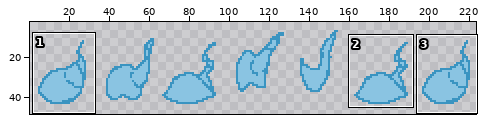
Two versions of one sprite sheet, Assets/Assets/SlimeCharacter/BazStuffCharacterBackLeft.png. The first picture is a wide view before the edit; the outline marks the close-up.
Close-up. As it was:
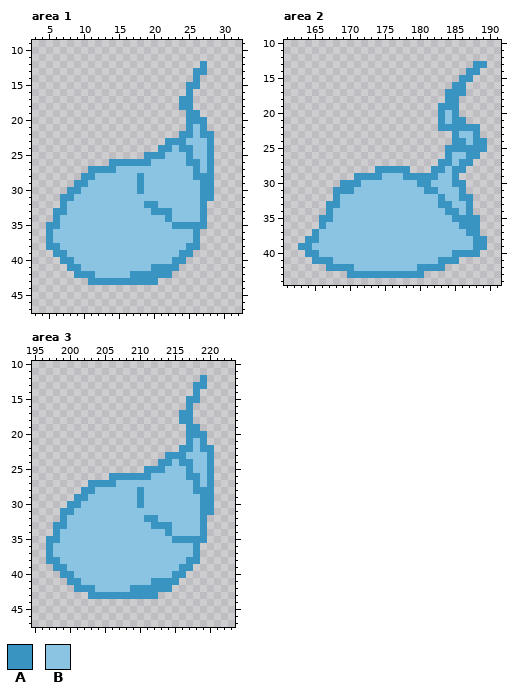
The file is 224x64 pixels. Shown: area 1: x 3..32, y 9..47; area 2: x 161..191, y 10..44; area 3: x 195..223, y 10..47. The wide view leaves out empty margins. The commit also changed other parts of the picture, which this record leaves out.
Palette (. is transparent): A #3a94c1  B #8ac4e2
Pixels before, area 1, first column x 5:
12 ......................A.
13 .....................AA.
14 .....................A..
15 ....................AA..
16 ....................A...
17 ...................AA...
18 ...................AA...
19 ....................AA..
20 ....................AAA.
21 ....................ABA.
22 ...................AABAA
23 .................AAABBBA
24 ................AABAABBA
25 ..............AAABBBABBA
26 .........AAAAAABBBBBAABA
27 ......AAAABBBBBBBBBBBABA
28 .....AABBBBBBABBBBBBBAAA
29 ....AABBBBBBBABBBBBBBBAA
30 ...AABBBBBBBBABBBBBBBBAA
31 ..AABBBBBBBBBBBBBBBBBBAA
32 ..ABBBBBBBBBBBAABBBBBBA.
33 .AABBBBBBBBBBBBAAABBBBA.
34 .ABBBBBBBBBBBBBBBABBBBA.
35 AABBBBBBBBBBBBBBBBAAAAA.
36 ABBBBBBBBBBBBBBBBBBBBA..
37 ABBBBBBBBBBBBBBBBBBBBA..
38 AABBBBBBBBBBBBBBBBBBAA..
39 .AABBBBBBBBBBBBBBBBAA...
40 ..AABBBBBBBBBBBBBBAA....
41 ...AABBBBBBBBBBAAAA.....
42 ....AAABBBBBAAAAAA......
43 ......AAAAAAAAAA........
Pixels before, area 2, first column x 163:
13 .........................AA
14 ........................AA.
15 .......................AA..
16 ......................AA...
17 .....................AAA...
18 .....................AA....
19 ....................AAA....
20 ....................ABA....
21 ....................ABAA...
22 ....................AAAAAA.
23 ......................ABBA.
24 ......................AABAA
25 .....................AAAAAA
26 .....................ABBAA.
27 ....................AABAA..
28 ...........AAAAA...AABAA...
29 ........AAAABBBAAAAABBA....
30 ......AAABBBBBBBBAABBBAA...
31 .....AAABBBBBBBBBBAABBBA...
32 .....ABBBBBBBBBBBBBBABBAA..
33 ....AABBBBBBBBBBBBBBAABBA..
34 ....ABBBBBBBBBBBBBBBBAABA..
35 ...AABBBBBBBBBBBBBBBBBAAAA.
36 ...ABBBBBBBBBBBBBBBBBBBAAA.
37 ..ABBBBBBBBBBBBBBBBBBBBBAA.
38 .AABBBBBBBBBBBBBBBBBBBBBBAA
39 AABBBBBBBBBBBBBBBBBBBBBBBAA
40 .AABBBBBBBBBBBBBBBBBBBAAAA.
41 ..AAABBBBBBBBBBBBBBBAAA....
42 ....AAAABBBBBBBBBAAAA......
43 .......AAAAAAAAAAA.........
Pixels before, area 3, first column x 197:
12 ......................A.
13 .....................AA.
14 .....................A..
15 ....................AA..
16 ....................A...
17 ...................AA...
18 ...................AA...
19 ....................AA..
20 ....................AAA.
21 ....................ABA.
22 ...................AABAA
23 .................AAABBBA
24 ................AABAABBA
25 ..............AAABBBABBA
26 .........AAAAAABBBBBAABA
27 ......AAAABBBBBBBBBBBABA
28 .....AABBBBBBABBBBBBBAAA
29 ....AABBBBBBBABBBBBBBBAA
30 ...AABBBBBBBBABBBBBBBBAA
31 ..AABBBBBBBBBBBBBBBBBBAA
32 ..ABBBBBBBBBBBAABBBBBBA.
33 .AABBBBBBBBBBBBAAABBBBA.
34 .ABBBBBBBBBBBBBBBABBBBA.
35 AABBBBBBBBBBBBBBBBAAAAA.
36 ABBBBBBBBBBBBBBBBBBBBA..
37 ABBBBBBBBBBBBBBBBBBBBA..
38 AABBBBBBBBBBBBBBBBBBAA..
39 .AABBBBBBBBBBBBBBBBAA...
40 ..AABBBBBBBBBBBBBBAA....
41 ...AABBBBBBBBBBAAAA.....
42 ....AAABBBBBAAAAAA......
43 ......AAAAAAAAAA........
Now the later version:
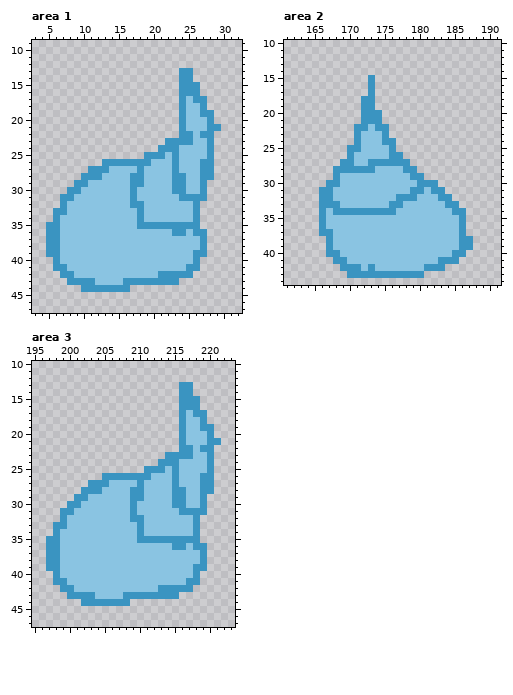
Edits made:
Area 1:
y 12: x 27 A -> .
y 13: x 24..27 ..AA -> AA..
y 14: x 24..26 ..A -> AA.
y 15: x 24 . -> A
y 16: x 24 . -> A; x 26 . -> A
y 17: x 25..27 A.. -> BAA
y 18: x 25..27 A.. -> BBA
y 19: x 24..28 .AA.. -> ABBAA
y 20: x 24..28 .AAA. -> ABBBA
y 21: x 24..25 .A -> AB; x 27..29 A.. -> BAA
y 23: x 25 B -> A
y 24: x 23..25 BAA -> ABB
y 25: x 23 B -> A; x 25 A -> B
y 26: x 13 . -> A; x 23 B -> A; x 25..27 AAB -> BBA
y 27: x 14 A -> B; x 18 B -> A; x 23 B -> A; x 26..27 AB -> BA
y 28: x 12 B -> A; x 17 B -> A; x 23..24 BB -> AA; x 26 A -> B
y 29: x 17 B -> A; x 23..24 BB -> AA; x 28 A -> .
y 30: x 17..18 BA -> AB; x 23..24 BB -> AA; x 28 A -> .
y 31: x 17 B -> A; x 24..26 BBB -> AAA; x 28 A -> .
y 32: x 17..20 BBAA -> AABB; x 26..27 BA -> A.
y 33: x 18 B -> A; x 20..22 AAA -> BBB; x 26..27 BA -> A.
y 34: x 18 B -> A; x 22 A -> B; x 26..27 BA -> A.
y 35: x 18..22 BBBBB -> AAAAA; x 27 A -> .
y 36: x 6 B -> A; x 23..24 BB -> AA; x 27 . -> A
y 37: x 6 B -> A; x 26..27 A. -> BA
y 38: x 25..27 AA. -> BBA
y 39: x 5 . -> A; x 7 A -> B; x 24..27 AA.. -> BBAA
y 40: x 6..8 .AA -> ABB; x 23..26 AA.. -> BBBA
y 41: x 6..9 ..AA -> AABB; x 20..26 AAAA... -> BBBBBAA
y 42: x 7..11 ..AAA -> AABBB; x 17..20 AAAA -> BBBB; x 23..25 ... -> AAA
y 43: x 8..10 ... -> AAA; x 12..15 AAAA -> BBBB; x 21..23 ... -> AAA
y 44: x 10..16 ....... -> AAAAAAA
Area 2:
y 13: x 188..189 AA -> ..
y 14: x 187..188 AA -> ..
y 15: x 173 . -> A; x 186..187 AA -> ..
y 16: x 173 . -> A; x 185..186 AA -> ..
y 17: x 173 . -> A; x 184..186 AAA -> ...
y 18: x 172..173 .. -> AA; x 184..185 AA -> ..
y 19: x 172..173 .. -> AA; x 183..185 AAA -> ...
y 20: x 172..174 ... -> AAA; x 183..185 ABA -> ...
y 21: x 172..174 ... -> AAA; x 183..186 ABAA -> ....
y 22: x 171..175 ..... -> AABAA; x 183..188 AAAAAA -> ......
y 23: x 171..175 ..... -> ABBBA; x 185..188 ABBA -> ....
y 24: x 171..176 ...... -> ABBBAA; x 185..189 AABAA -> .....
y 25: x 170..176 ....... -> AABBBBA; x 184..189 AAAAAA -> ......
y 26: x 170..177 ........ -> ABBBBBAA; x 184..188 ABBAA -> .....
y 27: x 169..178 .......... -> AABBAAAAAA; x 183..187 AABAA -> .....
y 28: x 168..177 ......AAAA -> AAAAAABBBB; x 179 . -> A; x 182..186 AABAA -> .....
y 29: x 168..174 ...AAAA -> ABBBBBB; x 178 A -> B; x 181..185 AABBA -> .....
y 30: x 167..171 ..AAA -> AABBB; x 182..186 BBBAA -> A....
y 31: x 166..170 ..AAA -> AABBB; x 179..181 BBA -> AAB; x 183..186 BBBA -> A...
y 32: x 166..168 ..A -> AAB; x 177..179 BBB -> AAA; x 184..187 BBAA -> A...
y 33: x 166 . -> A; x 176..177 BB -> AA; x 183 A -> B; x 185..187 BBA -> A..
y 34: x 166..176 .ABBBBBBBBB -> ABAAAAAAAAA; x 184 A -> B; x 186..187 BA -> A.
y 35: x 167 A -> B; x 185 A -> B; x 187..188 AA -> ..
y 36: x 187..188 AA -> ..
y 37: x 165..167 ABB -> .AA; x 186..188 BAA -> A..
y 38: x 164..167 AABB -> ...A; x 186..189 BBAA -> AA..
y 39: x 163..167 AABBB -> ....A; x 186..189 BBAA -> AA..
y 40: x 164..168 AABBB -> ...AA; x 187..188 AA -> ..
y 41: x 165..169 AAABB -> ...AA
y 42: x 167..168 AA -> ..; x 171 B -> A; x 173 B -> A; x 180 A -> B
Area 3:
y 12: x 219 A -> .
y 13: x 216..219 ..AA -> AA..
y 14: x 216..218 ..A -> AA.
y 15: x 216 . -> A
y 16: x 216 . -> A; x 218 . -> A
y 17: x 217..219 A.. -> BAA
y 18: x 217..219 A.. -> BBA
y 19: x 216..220 .AA.. -> ABBAA
y 20: x 216..220 .AAA. -> ABBBA
y 21: x 216..217 .A -> AB; x 219..221 A.. -> BAA
y 23: x 217 B -> A
y 24: x 215..217 BAA -> ABB
y 25: x 215 B -> A; x 217 A -> B
y 26: x 205 . -> A; x 215 B -> A; x 217..219 AAB -> BBA
y 27: x 206 A -> B; x 210 B -> A; x 215 B -> A; x 218..219 AB -> BA
y 28: x 204 B -> A; x 209 B -> A; x 215..216 BB -> AA; x 218 A -> B
y 29: x 209 B -> A; x 215..216 BB -> AA; x 220 A -> .
y 30: x 209..210 BA -> AB; x 215..216 BB -> AA; x 220 A -> .
y 31: x 209 B -> A; x 216..218 BBB -> AAA; x 220 A -> .
y 32: x 209..212 BBAA -> AABB; x 218..219 BA -> A.
y 33: x 210 B -> A; x 212..214 AAA -> BBB; x 218..219 BA -> A.
y 34: x 210 B -> A; x 214 A -> B; x 218..219 BA -> A.
y 35: x 210..214 BBBBB -> AAAAA; x 219 A -> .
y 36: x 198 B -> A; x 215..216 BB -> AA; x 219 . -> A
y 37: x 198 B -> A; x 218..219 A. -> BA
y 38: x 217..219 AA. -> BBA
y 39: x 197 . -> A; x 199 A -> B; x 216..219 AA.. -> BBAA
y 40: x 198..200 .AA -> ABB; x 215..218 AA.. -> BBBA
y 41: x 198..201 ..AA -> AABB; x 212..218 AAAA... -> BBBBBAA
y 42: x 199..203 ..AAA -> AABBB; x 209..212 AAAA -> BBBB; x 215..217 ... -> AAA
y 43: x 200..202 ... -> AAA; x 204..207 AAAA -> BBBB; x 213..215 ... -> AAA
y 44: x 202..208 ....... -> AAAAAAA
Where, in picture pixels (left, top, right, bottom), the same in both close-ups:
changed: (46, 61, 221, 292)
changed: (298, 61, 487, 271)
changed: (46, 375, 221, 606)
